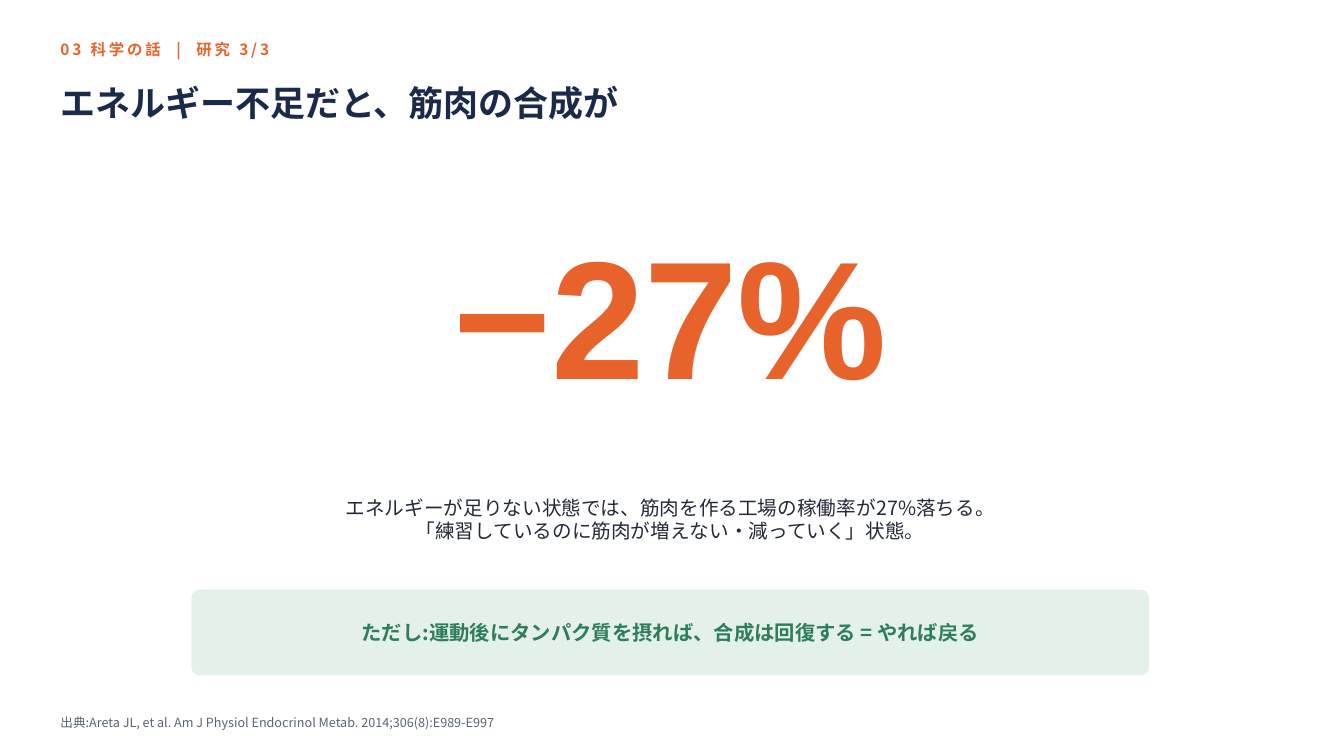
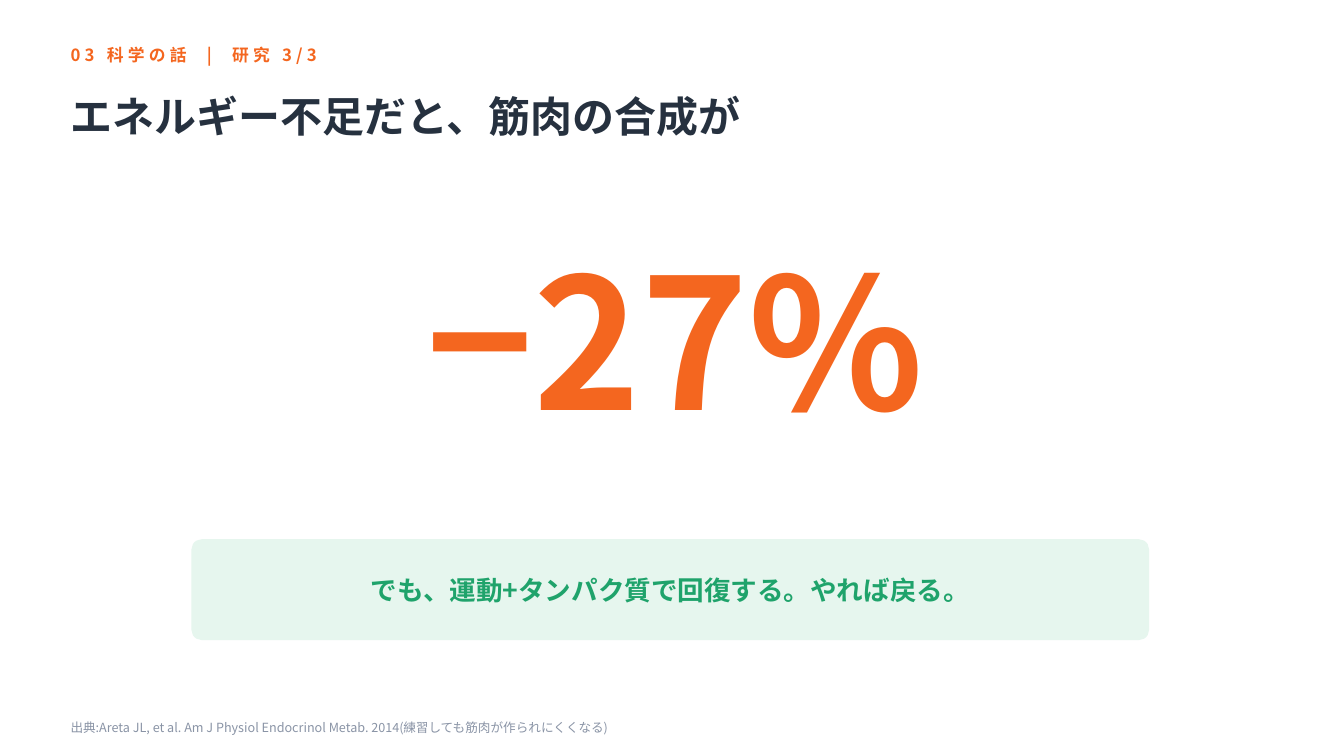
Before and after one commit to k-nomiya/Claude-Code-Test, a slide deck: slide 20 of nutrition-workshop/slides.pptx (slide 19 before the commit). Drawn at 1344x756 pixels with LibreOffice and Linux fonts; fonts in the diff are those of the drawing. Boxes give left, top, right and bottom in pixels: in the first picture for what was removed or moved away, otherwise in the second. Text is boxed around its words. In the diff, an @@ line names an element or a change of style, - is before the commit and + after.

```diff
--- a/nutrition-workshop/slides.pptx
+++ b/nutrition-workshop/slides.pptx
@@ text "03 科学の話 | 研究 3/3": place and size @@
-text "03 科学の話 | 研究 3/3" at [60, 40, 269, 60]
+text "03 科学の話 | 研究 3/3" at [71, 46, 317, 64]
@@ text "03 科学の話 | 研究 3/3" at [71, 46, 317, 64]: size 11 to 12 pt, text colour #E8622C to #F4661F, letter spacing 2 to 3 pt @@
@@ text "エネルギー不足だと、筋肉の合成が": place and size @@
-text "エネルギー不足だと、筋肉の合成が" at [60, 85, 618, 120]
+text "エネルギー不足だと、筋肉の合成が" at [71, 95, 741, 136]
@@ text "エネルギー不足だと、筋肉の合成が" at [71, 95, 741, 136]: size 25 to 30 pt, text colour #1B2A4A to #26313F @@
@@ text "−27%": place and size @@
-text "−27%" at [453, 261, 887, 381]
+text "−27%" at [427, 272, 924, 413]
@@ text "−27%" at [427, 272, 924, 413]: size 120 to 130 pt, font Arial to Noto Sans CJK JP, text colour #E8622C to #F4661F @@
@@ text removed at [346, 498, 995, 540] @@
-エネルギーが足りない状態では、筋肉を作る工場の稼働率が27%落ちる。
-「練習しているのに筋肉が増えない・減っていく」状態。
@@ rounded rectangle: place and size @@
-rounded rectangle at [192, 590, 1149, 676]
+rounded rectangle at [192, 539, 1149, 640]
@@ rounded rectangle at [192, 539, 1149, 640]: fill #E4F1EA to #E6F6EE; proportions changed @@
@@ text at [371, 577, 970, 603]: text changed; size 14.5 to 19 pt; text colour #2E7D5B to #1FA36B @@
-ただし:運動後にタンパク質を摂れば、合成は回復する = やれば戻る
+でも、運動+タンパク質で回復する。やれば戻る。
@@ text at [71, 721, 608, 735]: text changed; text colour #5A6472 to #8A94A6 @@
-出典:Areta JL, et al. Am J Physiol Endocrinol Metab. 2014;306(8):E989-E997
+出典:Areta JL, et al. Am J Physiol Endocrinol Metab. 2014(練習しても筋肉が作られにくくなる)
```
Also in this commit, not shown: 44 other slides changed, 1 slide added.
